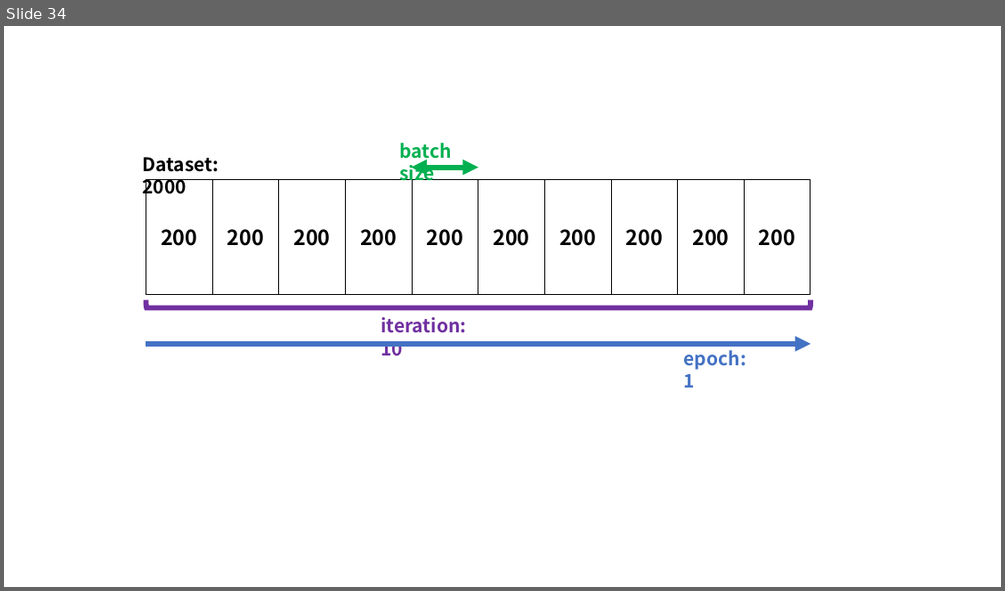
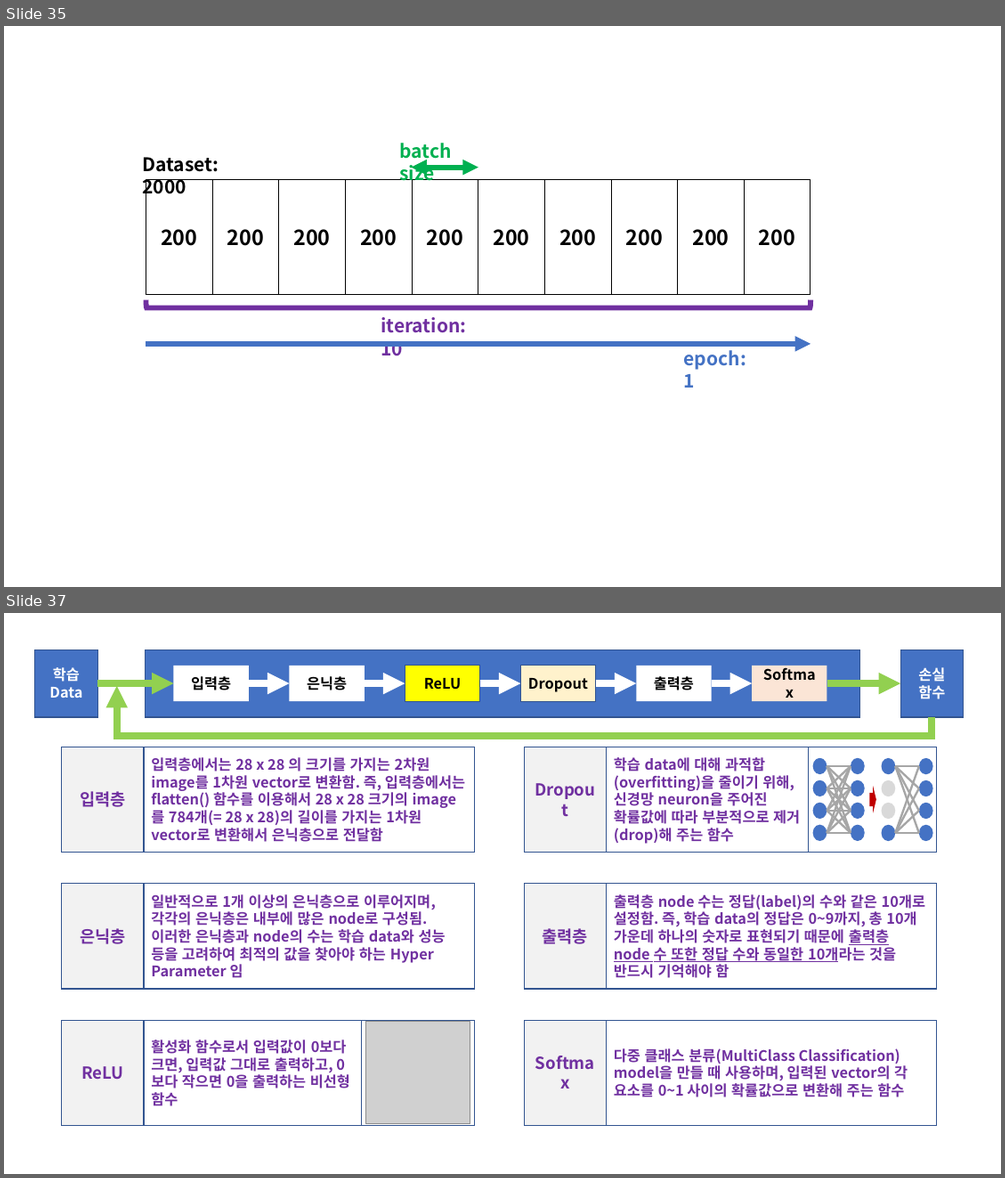
Before and after one commit to doalongwith/Pytorch, a slide deck: Pytorch_Image.pptx. Shown one above the other, each under a label of ours: slide 34 before the commit, slides 35 and 37 after it; the slides between them are not shown. The pictures are 1005x591 and 1005x1178 pixels, drawn with LibreOffice and Linux fonts; fonts in the diff are those of the drawing; grey boxes stand for pictures. Boxes give left, top, right and bottom in pixels: in the first picture for what was removed or moved away, otherwise in the second. Text is boxed around its words. In the diff, an @@ line names an element or a change of style, - is before the commit and + after.

```diff
--- a/Pytorch_Image.pptx
+++ b/Pytorch_Image.pptx
@@ slide 37 added at (4, 613, 1001, 1174), background #FFFFFF @@
@@ group added at (34, 649, 963, 736): 9 rectangles, 7 arrows, 1 elbow arrow @@
+학습
+Data
+손실
+함수
+입력층
+은닉층
+ReLU
+Dropout
+출력층
+Softmax
@@ group added at (62, 747, 938, 1126): 24 lines, 16 ellipses, 14 rectangles, 1 picture, 1 left arrow @@
+입력층
+입력층에서는 28 x 28 의 크기를 가지는 2차원 image를 1차원 vector로 변환함. 즉, 입력층에서는 flatten() 함수를 이용해서 28 x 28 크기의 image를 784개(= 28 x 28)의 길이를 가지는 1차원 vector로 변환해서 은닉층으로 전달함
+은닉층
+일반적으로 1개 이상의 은닉층으로 이루어지며, 각각의 은닉층은 내부에 많은 node로 구성됨. 이러한 은닉층과 node의 수는 학습 data와 성능 등을 고려하여 최적의 값을 찾아야 하는 Hyper Parameter 임
+Softmax
+다중 클래스 분류(MultiClass Classification) model을 만들 때 사용하며, 입력된 vector의 각 요소를 0~1 사이의 확률값으로 변환해 주는 함수
+출력층
+출력층 node 수는 정답(label)의 수와 같은 10개로 설정함. 즉, 학습 data의 정답은 0~9까지, 총 10개 가운데 하나의 숫자로 표현되기 때문에 출력층 node 수 또한 정답 수와 동일한 10개라는 것을 반드시 기억해야 함
+ReLU
+활성화 함수로서 입력값이 0보다 크면, 입력값 그대로 출력하고, 0보다 작으면 0을 출력하는 비선형 함수
+Dropout
+학습 data에 대해 과적합(overfitting)을 줄이기 위해, 신경망 neuron을 주어진 확률값에 따라 부분적으로 제거(drop)해 주는 함수
@@ what was slide 34 is now slide 35 @@
```
Also in this commit, not shown: 2 slides changed, 42 other slides added, 28 other files.
